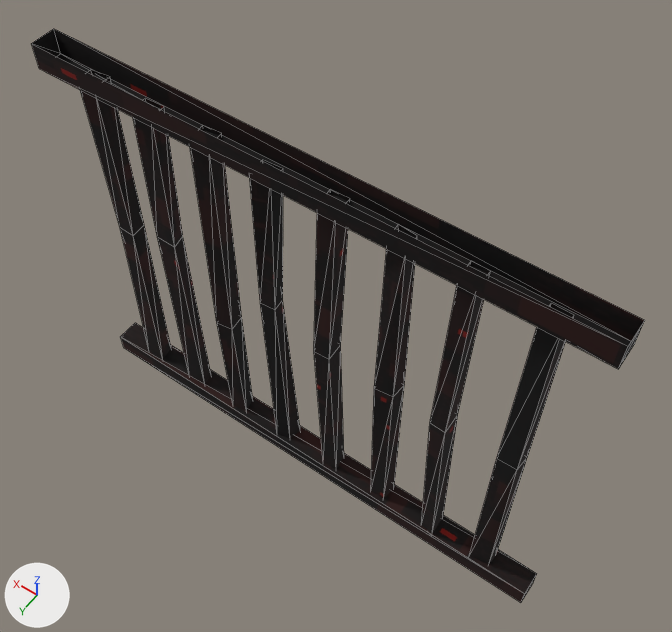
The glTF model assets/models/rock_bars.glb as it was, and as the next commit left it.
The view is the same before and after, from a 50 mm camera at (-6.32, 7.91, 17.83) aimed at (-0.27, -0.57, 4.51). Arrows for +X, +Y and +Z are at lower left; the lights stay in place. The first picture is the older version. Mesh edges are drawn as thin lines. Objects named as collision shapes, trigger or cutter boxes, shadow casters or lower levels of detail are left out. Vertices at exactly the same position are counted once.

Names of what the first picture shows: 'RockBars'.
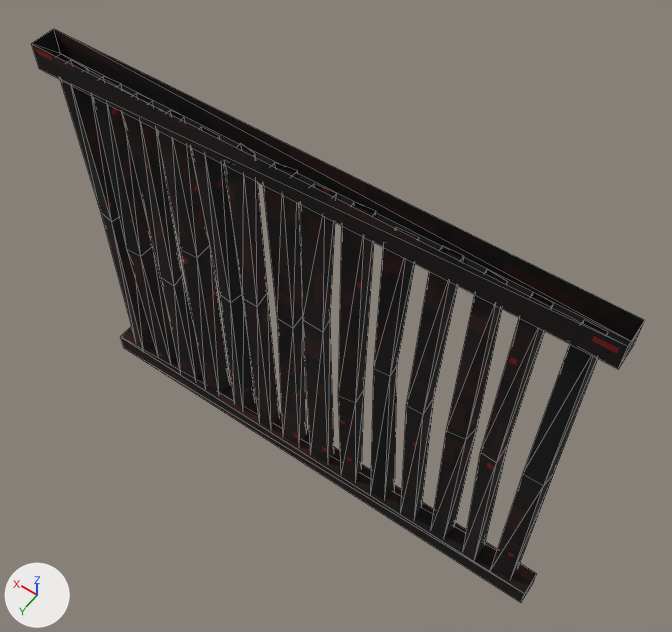
Pixel boxes [x1, y1, x2, y2] of what changed, in the pictures (672 x 632 px; the box of a moved part takes in the faces that stretch with it):
part 1 of me_rockbars, moved or reshaped
    before: [469, 303, 574, 565]
    after: [491, 320, 608, 579]
part 2 of me_rockbars, moved or reshaped
    before: [421, 261, 490, 534]
    after: [463, 292, 554, 561]
part 3 of me_rockbars, moved or reshaped
    before: [371, 224, 417, 499]
    after: [431, 269, 508, 537]
part 4 of me_rockbars, moved or reshaped
    before: [314, 189, 350, 469]
    after: [401, 246, 464, 520]
part 5 of me_rockbars, moved or reshaped
    before: [250, 160, 300, 438]
    after: [371, 227, 419, 498]
part 6 of me_rockbars, moved or reshaped
    before: [190, 125, 253, 411]
    after: [338, 202, 376, 481]
part 7 of me_rockbars, moved or reshaped
    before: [133, 98, 211, 385]
    after: [300, 184, 337, 463]
part 8 of me_rockbars, moved or reshaped
    before: [80, 70, 171, 360]
    after: [263, 163, 307, 446]
part 9 of me_rockbars, added
    after: [61, 60, 280, 429]
part 10 of me_rockbars, surface changed
    both: [33, 45, 621, 591]

Patch to the scene script:
```diff
--- a/assets/models/rock_bars.glb.py
+++ b/assets/models/rock_bars.glb.py
@@ me_rockbars @@
 # used by ob_rockbars; location = (0.0, 0.0, 0.0)
-me_rockbars.from_pydata(...)  # 112 vertices, 148 faces; spans x -5.3..5.3, y -0.25..0.31, z 0.0..8.5
+me_rockbars.from_pydata(...)  # 184 vertices, 244 faces; spans x -5.3..5.3, y -0.25..0.31, z 0.0..8.5
+# me_rockbars part 1: the loose piece of 12 vertices spanning x -4.46..-4.04, y -0.19..0.23, z 0.37..8.08 is moved by (-0.49, 0.0, 0.0)
+# me_rockbars part 2: the loose piece of 12 vertices spanning x -3.21..-2.8, y -0.21..0.31, z 0.37..8.08 is moved by (-0.97, 0.0, 0.0)
+# me_rockbars part 3: the loose piece of 12 vertices spanning x -2.04..-1.65, y -0.18..0.22, z 0.37..8.08 is moved by (-1.46, 0.0, 0.0)
+# me_rockbars part 4: the loose piece of 12 vertices spanning x -0.8..-0.33, y -0.2..0.27, z 0.37..8.08 is moved by (-1.95, 0.0, 0.0)
+# me_rockbars part 5: the loose piece of 12 vertices spanning x 0.37..0.87, y -0.15..0.24, z 0.37..8.08 is moved by (-2.43, 0.0, 0.0)
+# me_rockbars part 6: the loose piece of 12 vertices spanning x 1.63..2.06, y -0.21..0.2, z 0.37..8.08 is moved by (-2.92, 0.0, 0.0)
+# me_rockbars part 7: the loose piece of 12 vertices spanning x 2.83..3.36, y -0.18..0.15, z 0.37..8.08 is moved by (-3.41, 0.0, 0.0)
+# me_rockbars part 8: the loose piece of 12 vertices spanning x 4.05..4.5, y -0.24..0.17, z 0.37..8.08 is moved by (-3.89, 0.0, 0.0)
+# me_rockbars part 9
+# 72 vertices are added at x 0.85..4.95, y -0.25..0.28, z 0.37..8.08
+# 96 new faces join them
+# me_rockbars part 10: 20 kept faces spanning x -5.3..5.3, y -0.25..0.25, z 0.0..8.5 get new texture (UV) coordinates
 me_rockbars.materials.append(mat_hellrock)
```
